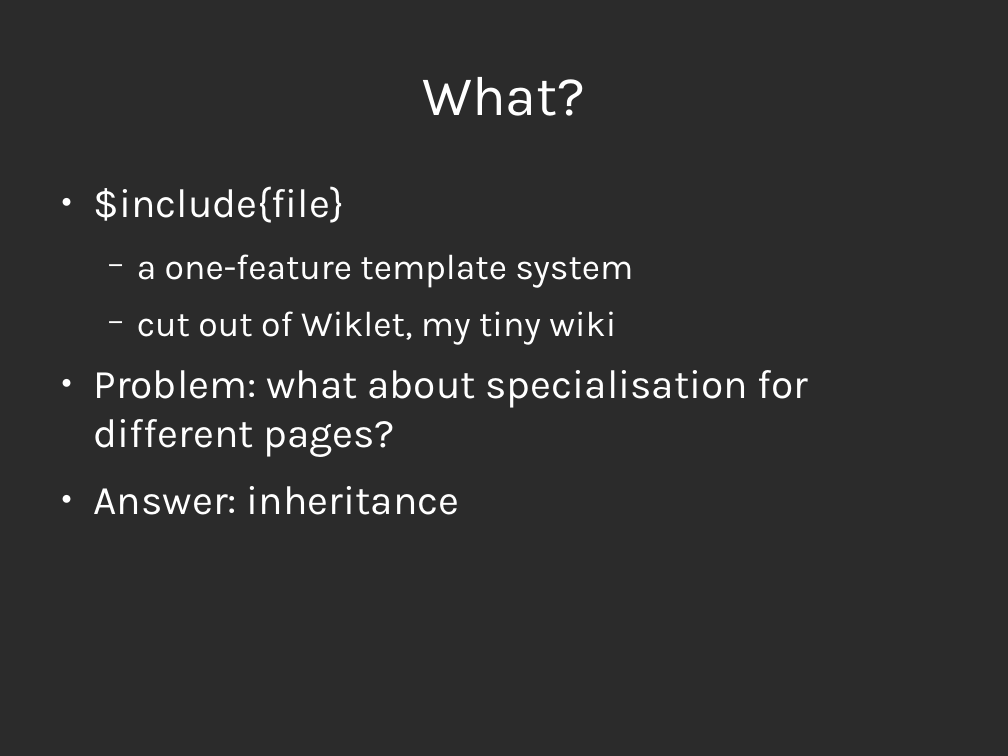
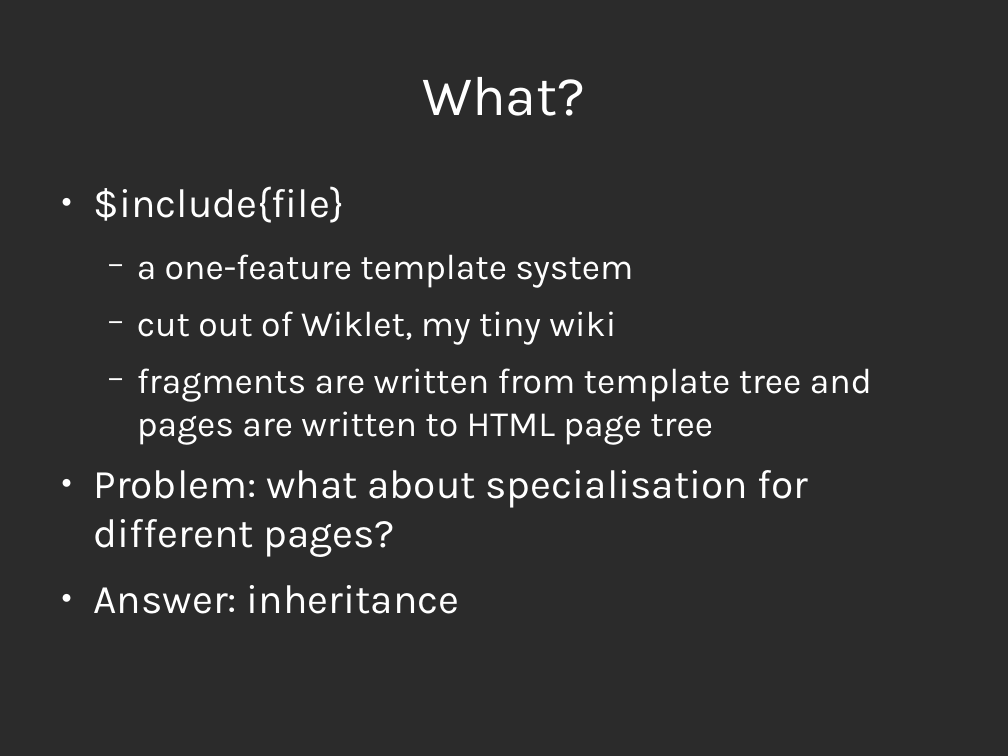
Before and after one commit to rrthomas/nancy, a slide deck: slide 3 of Lua Workshop 2006.odp. Drawn at 1008x756 pixels with LibreOffice and Linux fonts; fonts in the diff are those of the drawing; background and template pictures are left out; a plain dark background stands for a picture behind light text. Boxes give left, top, right and bottom in pixels: in the first picture for what was removed or moved away, otherwise in the second. Text is boxed around its words. In the diff, an @@ line names an element or a change of style, - is before the commit and + after.

```diff
--- a/Lua Workshop 2006.odp
+++ b/Lua Workshop 2006.odp
@@ text at box(137, 368, 872, 444): paragraph added @@
+  − fragments are written from template tree and pages are written to HTML page tree
```
Also in this commit, not shown: 1 other slide changed, 2 slides added, 1 slide removed, 1 other file.
